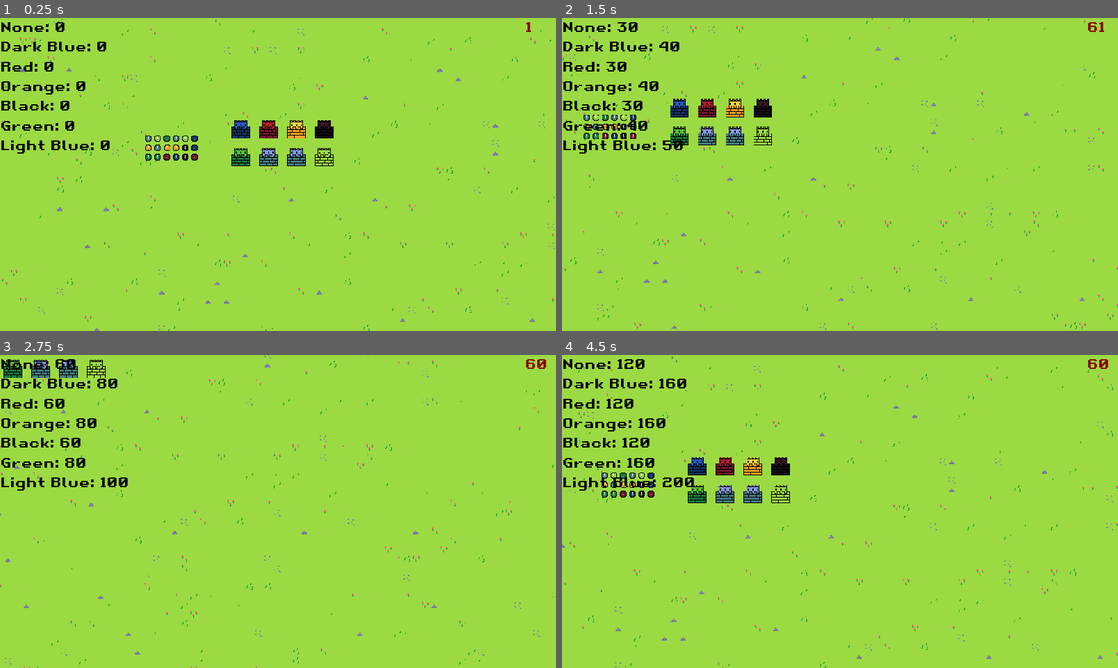
Above: before the commit, frames 1-4 (two rows, left to right).
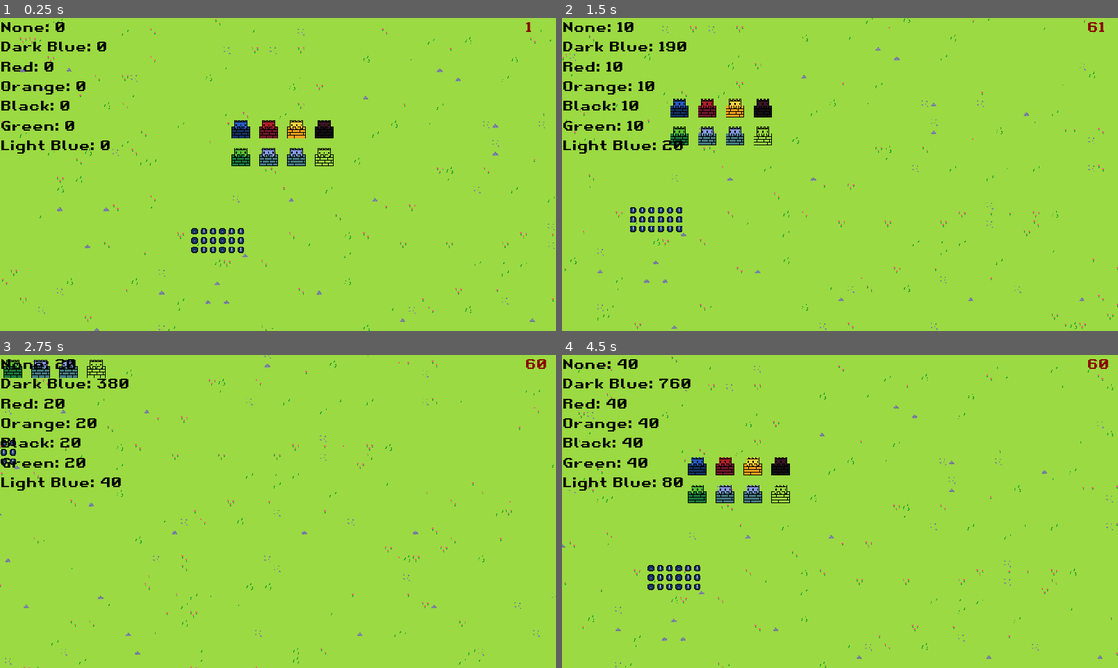
Above: after the commit, the same moments.

Repository: UltraMKF12/KingdomsRevolt
Game: Godot game, scene res://Scenes/WorldMap.tscn
Two runs of this game, one before a commit and one after it. Both use one fixed random seed, a clock stepped at 60 frames per second and the inputs below.
Inputs (mouse positions are in pixels of both pictures, inside the frame that each line leads up to):
- Up to frame 1 (0.25 s): no input
- Up to frame 2 (1.5 s): tap Enter at 0.5 s; move the mouse to (801, 130) at 0.52 s; hold Right (ui_right) 0.53-1.28 s; click (801, 130) at 0.6 s; right-click (801, 130) at 0.8 s; move the mouse to (728, 130) at 1.27 s; hold Down (ui_down) from 1.28 s (still down); right-click (728, 130) at 1.35 s
- Up to frame 3 (2.75 s): click (166, 467) at 1.55 s; move the mouse to (200, 364) at 2.02 s; release Down (ui_down) at 2.03 s; hold Right (ui_right) from 2.03 s (still down); click (200, 364) at 2.1 s; right-click (200, 364) at 2.3 s
- Up to frame 4 (4.5 s): move the mouse to (573, 367) at 2.77 s; release Right (ui_right) at 2.78 s; hold Up (ui_up) 2.78-3.53 s; right-click (573, 367) at 2.85 s; click (573, 367) at 3.05 s; move the mouse to (606, 442) at 3.52 s; hold Left (ui_left) from 3.53 s (still down); tap Mouse wheel down (mwheel_down) at 3.6 s; right-click (606, 442) at 3.8 s; move the mouse to (695, 495) at 4.27 s; tap Mouse wheel up (mwheel_up) at 4.35 s

The runs differ from the first frame. In frame 1, 0.8% of the frame differs, in the area x 26-44%, y 37-76%; in frame 2, 1.2%; in frame 3, 0.3%; in frame 4, 1.4%, in the area x 7-25%, y 1-76%.

Commit message:
Basic Unit movement

Diff:
--- a/Scenes/Unit.tscn
+++ b/Scenes/Unit.tscn
@@ -152,6 +152,7 @@
 
 [node name="Unit" type="KinematicBody2D"]
 script = ExtResource( 2 )
+speed = 20
 
 [node name="Type" type="AnimatedSprite" parent="."]
 frames = SubResource( 8 )
--- a/Scenes/WorldMap.tscn
+++ b/Scenes/WorldMap.tscn
@@ -140,55 +140,55 @@
 position = Vector2( 560, 240 )
 
 [node name="Unit" parent="." instance=ExtResource( 8 )]
-position = Vector2( 304, 208 )
+position = Vector2( 368, 384 )
 
 [node name="Unit2" parent="." instance=ExtResource( 8 )]
-position = Vector2( 304, 224 )
+position = Vector2( 336, 368 )
 
 [node name="Unit3" parent="." instance=ExtResource( 8 )]
-position = Vector2( 320, 208 )
+position = Vector2( 384, 384 )
 
 [node name="Unit4" parent="." instance=ExtResource( 8 )]
-position = Vector2( 272, 208 )
+position = Vector2( 336, 384 )
 
 [node name="Unit5" parent="." instance=ExtResource( 8 )]
-position = Vector2( 272, 224 )
+position = Vector2( 400, 368 )
 
 [node name="Unit6" parent="." instance=ExtResource( 8 )]
-position = Vector2( 336, 208 )
+position = Vector2( 400, 384 )
 
 [node name="Unit7" parent="." instance=ExtResource( 8 )]
-position = Vector2( 288, 240 )
+position = Vector2( 368, 400 )
 
 [node name="Unit8" parent="." instance=ExtResource( 8 )]
-position = Vector2( 256, 224 )
+position = Vector2( 416, 384 )
 
 [node name="Unit9" parent="." instance=ExtResource( 8 )]
-position = Vector2( 304, 240 )
+position = Vector2( 384, 400 )
 
 [node name="Unit17" parent="." instance=ExtResource( 8 )]
-position = Vector2( 320, 240 )
+position = Vector2( 400, 400 )
 
 [node name="Unit18" parent="." instance=ExtResource( 8 )]
-position = Vector2( 336, 240 )
+position = Vector2( 416, 400 )
 
 [node name="Unit10" parent="." instance=ExtResource( 8 )]
-position = Vector2( 256, 240 )
+position = Vector2( 336, 400 )
 
 [node name="Unit11" parent="." instance=ExtResource( 8 )]
-position = Vector2( 336, 224 )
+position = Vector2( 368, 368 )
 
 [node name="Unit12" parent="." instance=ExtResource( 8 )]
-position = Vector2( 320, 224 )
+position = Vector2( 352, 368 )
 
 [node name="Unit13" parent="." instance=ExtResource( 8 )]
-position = Vector2( 288, 208 )
+position = Vector2( 352, 384 )
 
 [node name="Unit14" parent="." instance=ExtResource( 8 )]
-position = Vector2( 256, 208 )
+position = Vector2( 384, 368 )
 
 [node name="Unit15" parent="." instance=ExtResource( 8 )]
-position = Vector2( 272, 240 )
+position = Vector2( 352, 400 )
 
 [node name="Unit16" parent="." instance=ExtResource( 8 )]
-position = Vector2( 289, 224 )
+position = Vector2( 416, 368 )
--- a/Scripts/SelectRectangle.gd
+++ b/Scripts/SelectRectangle.gd
@@ -9,13 +9,14 @@
 onready var select_shape = $SelectArea/SelectShape
 
 func _process(delta):
+	#Mouse drag start
 	if Input.is_action_just_pressed("mleft"):
 		rectangle_start =  get_global_mouse_position()
 		selecting = true
 		unselect_units()
 
-
-	if	Input.is_action_just_released("mleft"):
+	#Mouse drag release
+	if Input.is_action_just_released("mleft"):
 		selecting = false
 
 		#Select all player units
@@ -23,13 +24,17 @@
 		for item in selection:
 			if item.is_in_group(Autoload.groups[Autoload.player_group]):
 				selected_units.append(item)
-		print(selected_units)
 		select_units()
 
+	#Unit position command
+	if Input.is_action_just_pressed("mright"):
+		var go_position := get_global_mouse_position()
+		move_order(go_position)
 
 	update()
 
 
+#Mouse dragging
 func _draw():
 	if(selecting):
 		rectangle_end = get_global_mouse_position()
@@ -68,3 +73,7 @@
 func select_units():
 	for i in selected_units:
 		i.selected()
+
+func move_order(point: Vector2):
+	for i in selected_units:
+		i.move_to_point(point)
--- a/Scripts/Unit.gd
+++ b/Scripts/Unit.gd
@@ -1,9 +1,22 @@
 extends KinematicBody2D
 
+
+export(int) var speed: int
+
+var move: bool = false
+var move_position
 onready var sprite = $Type
 
 func _ready():
-	set_unit("sword", randi() % Autoload.groups.size())
+#	set_unit("sword", randi() % Autoload.groups.size())
+	set_unit("sword", 1)
+
+func _process(delta):
+	if move:
+		var direction = position.direction_to(move_position)
+		move_and_slide(direction * speed)
+		if(abs(position.x - move_position.x) < 10 and abs(position.y - move_position.y) < 10):
+			move = false
 
 
 func set_unit(type: String, group: int):
@@ -27,3 +40,7 @@
 
 func unselected():
 	sprite.modulate = Color(1, 1, 1, 1)
+
+func move_to_point(point: Vector2):
+	move_position = point
+	move = true
